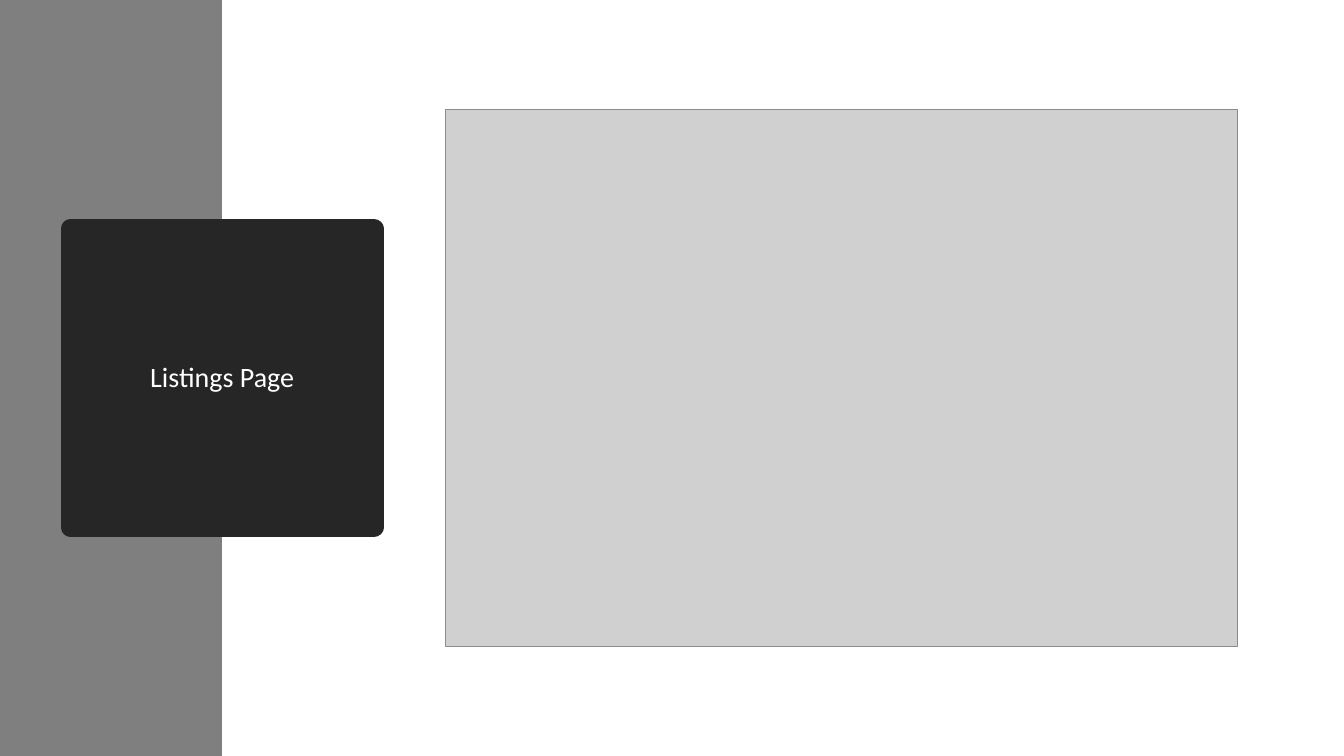
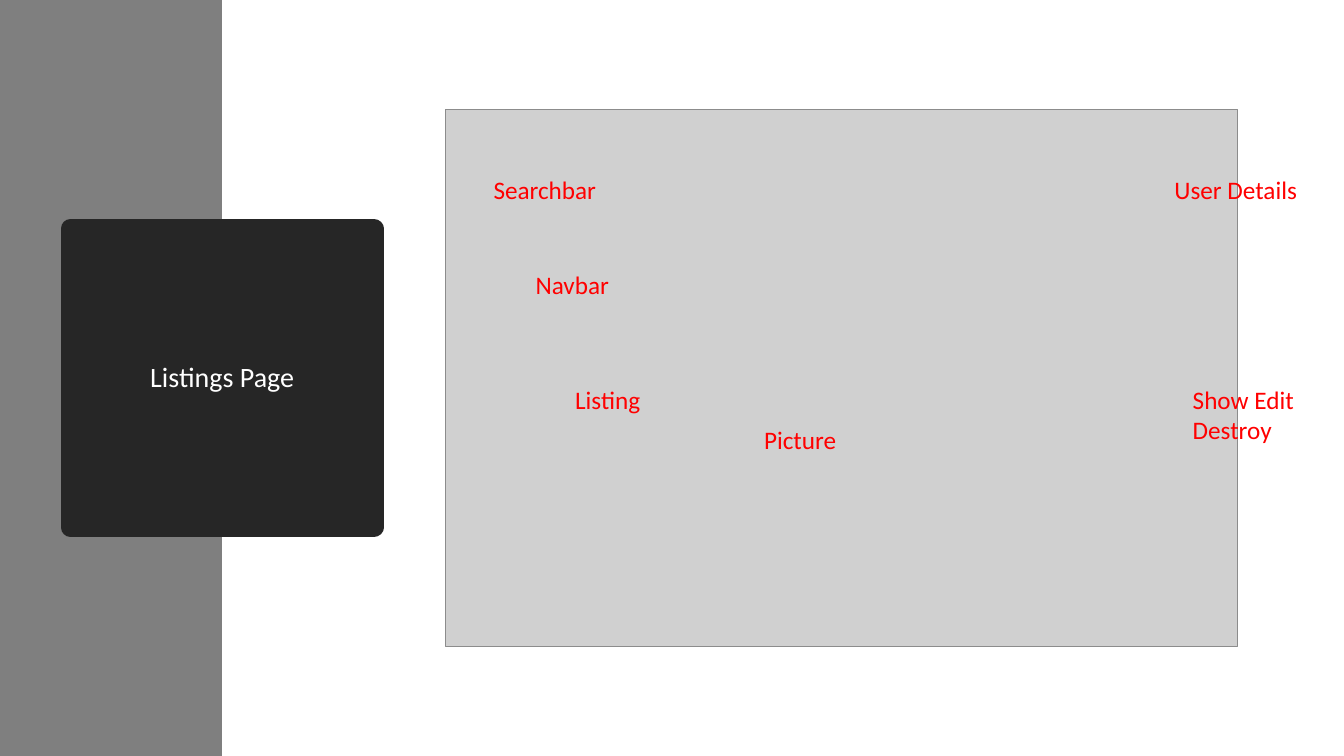
Before and after one commit to jason20194/marketplace, a slide deck: slide 9 of market_slide.pptx. Drawn at 1344x756 pixels with LibreOffice and Linux fonts; fonts in the diff are those of the drawing; grey boxes stand for pictures. Boxes give left, top, right and bottom in pixels: in the first picture for what was removed or moved away, otherwise in the second. Text is boxed around its words. In the diff, an @@ line names an element or a change of style, - is before the commit and + after.

```diff
--- a/market_slide.pptx
+++ b/market_slide.pptx
@@ text added at (1174, 178, 1296, 205), 18 pt, text #FF0000 @@
+User Details
@@ text added at (494, 181, 596, 199), 18 pt, text #FF0000 @@
+Searchbar
@@ text added at (536, 276, 609, 294), 18 pt, text #FF0000 @@
+Navbar
@@ text added at (1193, 388, 1293, 445), 18 pt, text #FF0000 @@
+Show Edit Destroy
@@ text added at (575, 391, 640, 414), 18 pt, text #FF0000 @@
+Listing
@@ text added at (764, 431, 836, 449), 18 pt, text #FF0000 @@
+Picture
```
Also in this commit, not shown: 4 other slides changed, 3 slides added, 2 slides removed.
